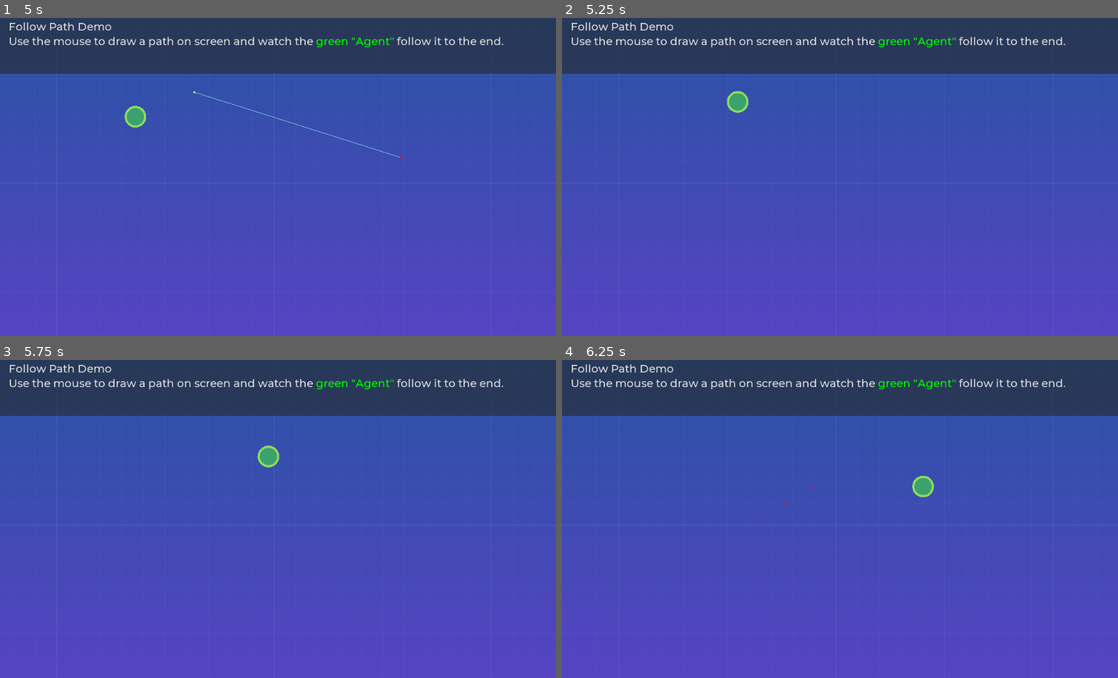
Above: before the commit, frames 1-4 (two rows, left to right).
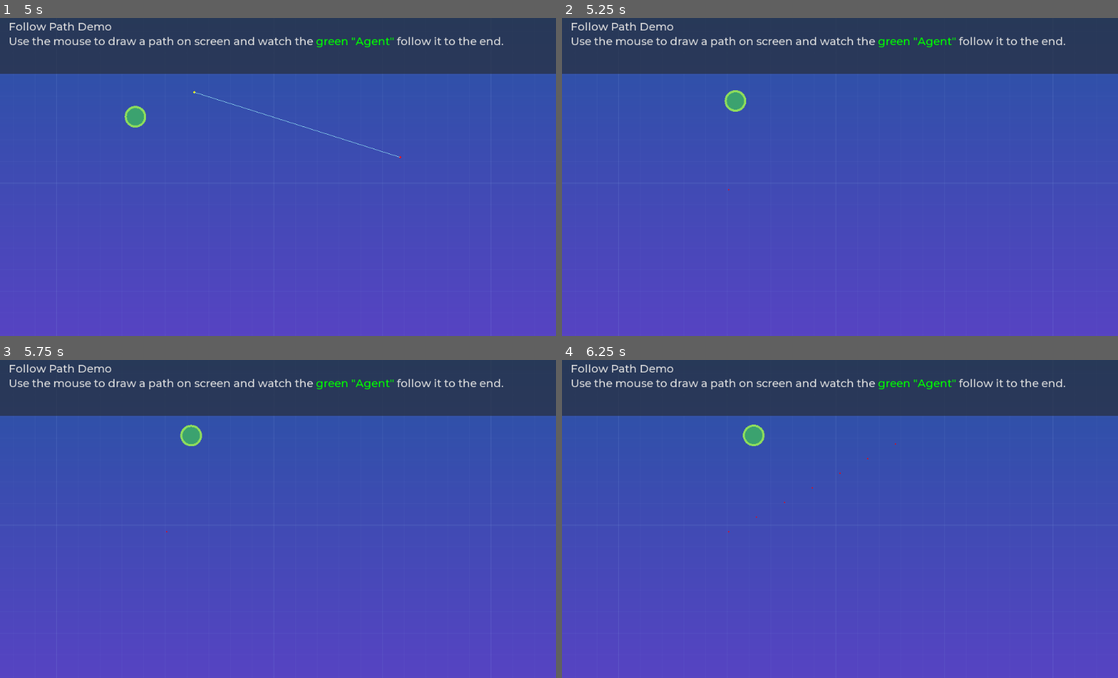
Above: after the commit, the same moments.

Repository: GDQuest/godot-steering-ai-framework
Game: Godot game, scene res://demos/FollowPath/FollowPathDemo.tscn
The game is run twice, just before and just after one commit, with the same random seed, the same clock (stepped at 60 frames per second) and the same inputs. This scene is started directly instead of the project's main scene.
Inputs (mouse positions are in pixels of both pictures, inside the frame that each line leads up to):
- Up to frame 1 (5 s): tap Enter at 0.5 s; move the mouse to (250, 237) at 0.52 s; hold W (sf_up) 0.53-1.25 s; click (250, 237) at 0.67 s; tap Space at 1.25 s; drag from (444, 221) to (250, 237) at 1.27 s; move the mouse to (111, 126) at 2.02 s; hold A (sf_left) 2.03-2.75 s; drag from (305, 173) to (111, 126) at 2.77 s; move the mouse to (194, 91) at 3.52 s; hold S (sf_down) 3.53-4.25 s; drag from (400, 157) to (194, 91) at 4.27 s
- Up to frame 2 (5.25 s): move the mouse to (728, 189) at 5.02 s; hold W (sf_up) from 5.03 s (still down); click (728, 189) at 5.17 s
- Up to frame 3 (5.75 s): keep holding W (sf_up)
- Up to frame 4 (6.25 s): release W (sf_up) at 5.75 s; drag from (895, 442) to (728, 531) at 5.77 s

Frame 1 is identical in both runs. In frame 2, 0.1% of the frame differs, in the area x 29-34%, y 22-30%; in frame 3, 0.4%, in the area x 32-51%, y 20-34%; in frame 4, 0.4%.

Commit message:
Fix FollowPath loops back to start on open paths
Fixes #18

Diff:
--- a/project/src/Behaviors/GSTFollowPath.gd
+++ b/project/src/Behaviors/GSTFollowPath.gd
@@ -33,6 +33,10 @@
 	var distance := path.calculate_distance(location)
 	var target_distance := distance + path_offset
 
+	if prediction_time > 0 and path.is_open:
+		if target_distance < path.calculate_distance(agent.position):
+			target_distance = path.length
+
 	var target_position := path.calculate_target_position(target_distance)
 
 	if is_arrive_enabled and path.is_open:
